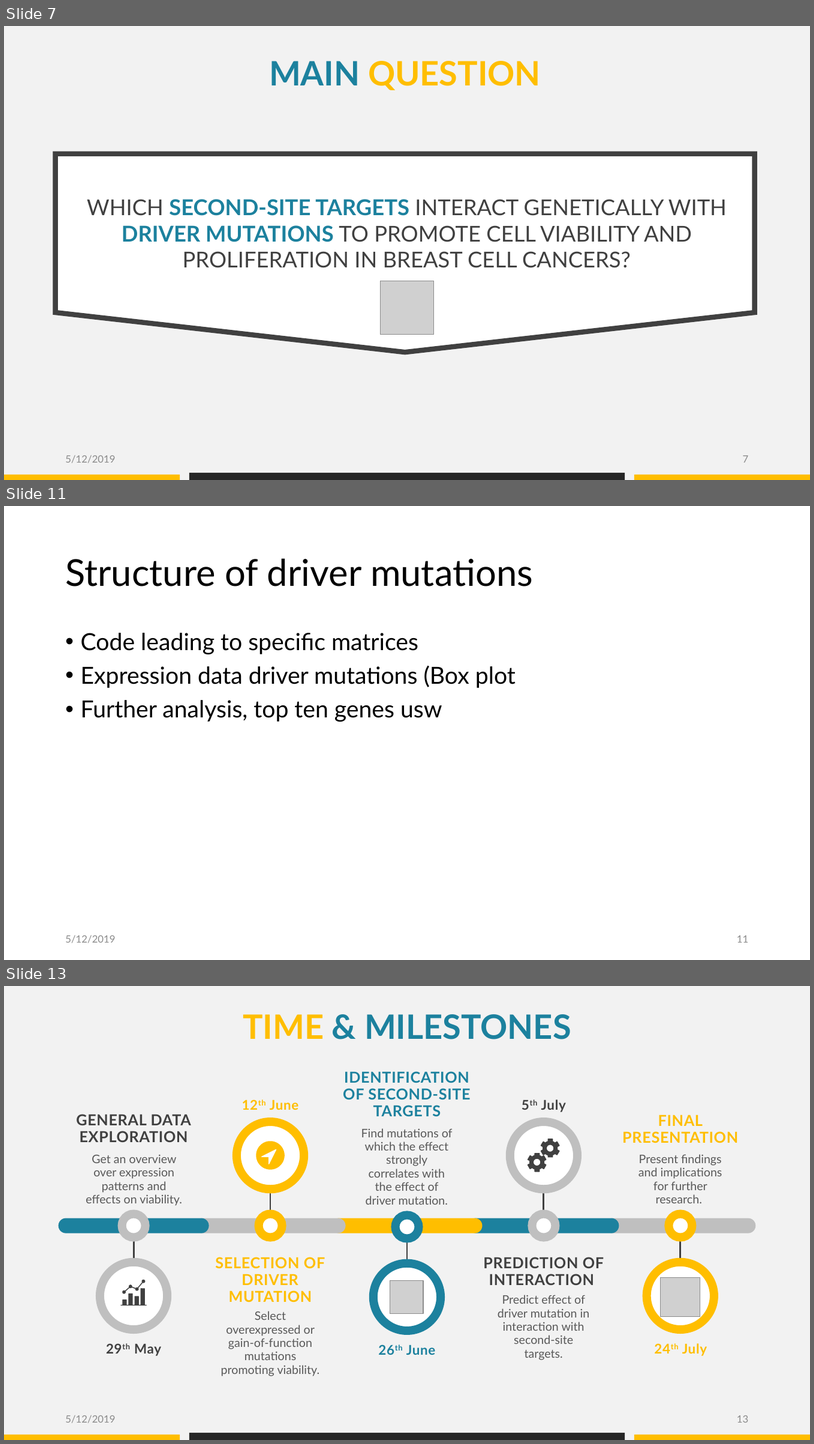
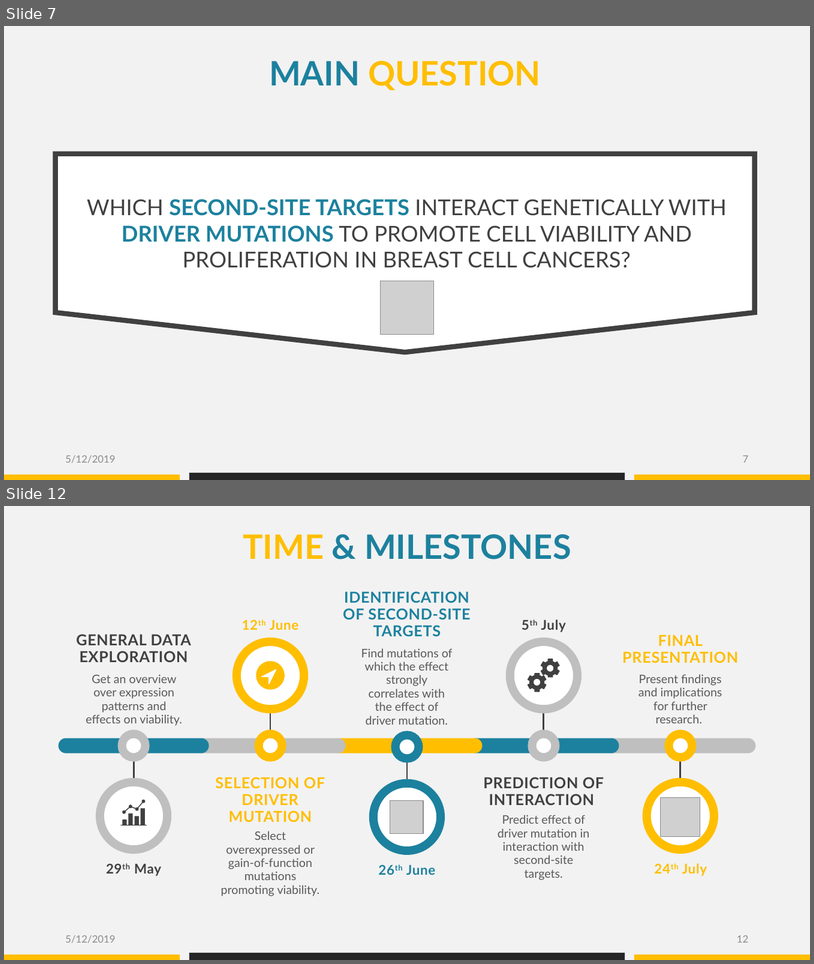
Before and after one commit to datascience-mobi/group-04-project-1-4, a slide deck: Project proposal_presentation_V1.pptx. Shown one above the other, each under a label of ours: slides 7, 11 and 13 before the commit, slides 7 and 12 after it; the slides between them are not shown. The pictures are 814x1444 and 814x964 pixels, drawn with LibreOffice and Linux fonts; fonts in the diff are those of the drawing; grey boxes stand for pictures. Boxes give left, top, right and bottom in pixels: in the first picture for what was removed or moved away, otherwise in the second. Text is boxed around its words. In the diff, an @@ line names an element or a change of style, - is before the commit and + after.

```diff
--- a/Project proposal_presentation_V1.pptx
+++ b/Project proposal_presentation_V1.pptx
@@ slide 11 removed at bbox=[4, 506, 810, 960], background #FFFFFF @@
@@ title removed at bbox=[65, 558, 533, 586] @@
-Structure of driver mutations
@@ text removed at bbox=[81, 633, 516, 721] @@
-• Code leading to specific matrices
-• Expression data driver mutations (Box plot
-• Further analysis, top ten genes usw
@@ text removed at bbox=[65, 935, 115, 943] @@
-5/12/2019
@@ page number removed at bbox=[737, 935, 749, 942] @@
-11
@@ what was slide 13 is now slide 12 @@
@@ page number at bbox=[737, 935, 749, 942]: text changed @@
-13
+12
```
Also in this commit, not shown: 6 slides changed, 3 slides added, 2 other slides removed.
